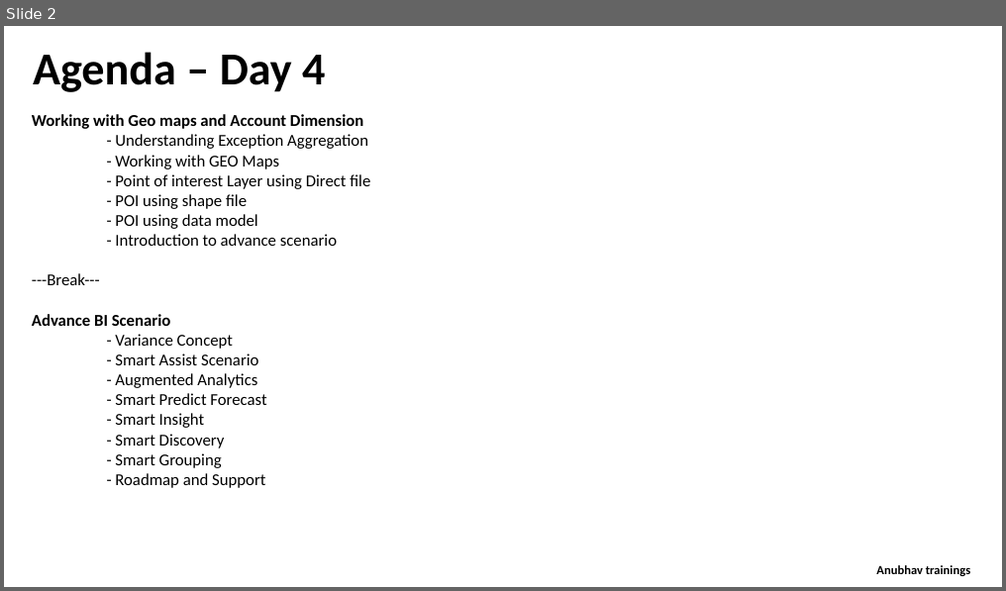
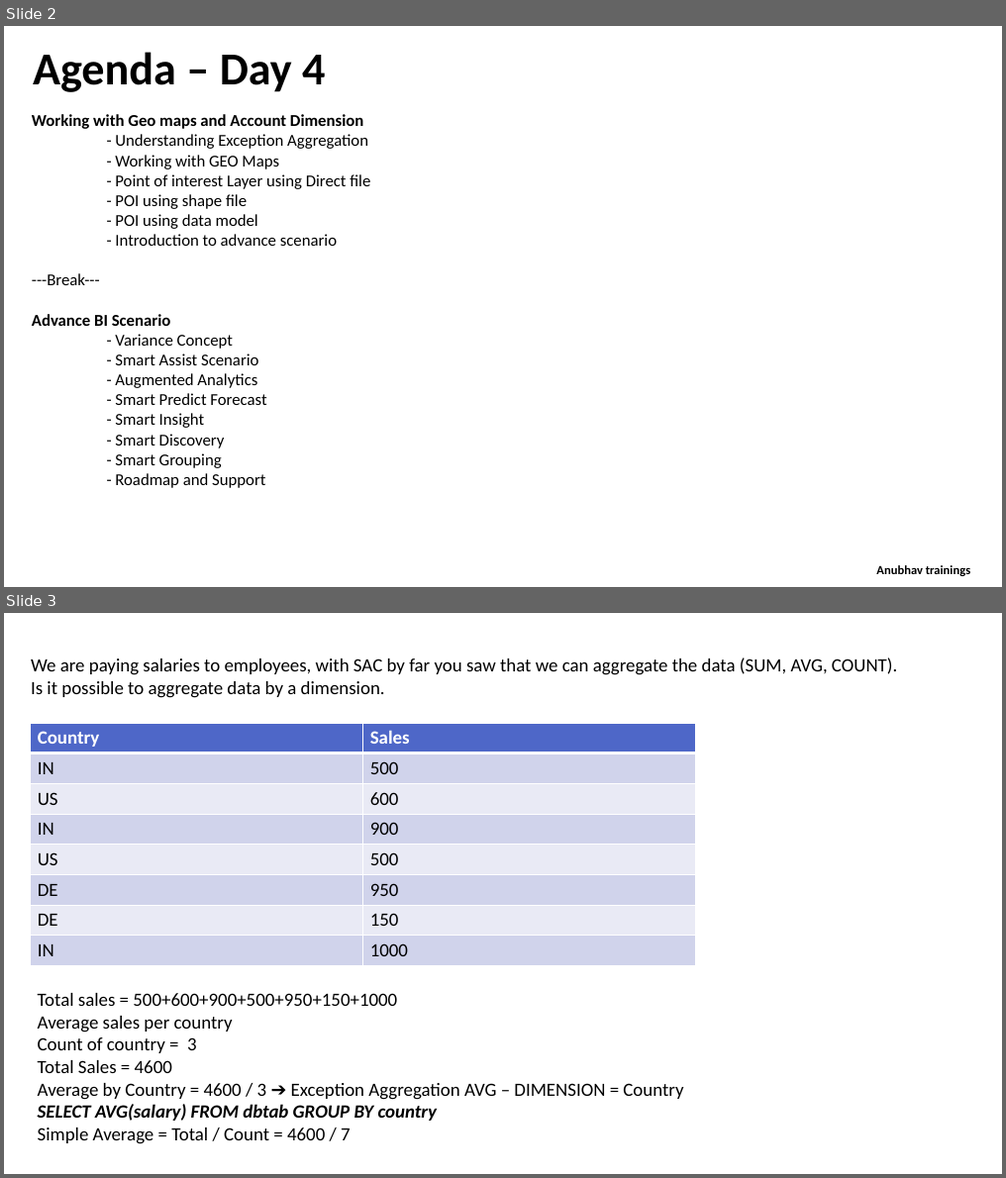
Before and after one commit to soyuztechnologies/EY_SAC_Feb2022, a slide deck: day 4/SAC_Training Day 4.pptx. Shown one above the other, each under a label of ours: slide 2 before the commit, slides 2 and 3 after it. The pictures are 1006x591 and 1006x1178 pixels, drawn with LibreOffice and Linux fonts; fonts in the diff are those of the drawing. Boxes give left, top, right and bottom in pixels: in the first picture for what was removed or moved away, otherwise in the second. Text is boxed around its words. In the diff, an @@ line names an element or a change of style, - is before the commit and + after.

```diff
--- a/day 4/SAC_Training Day 4.pptx
+++ b/day 4/SAC_Training Day 4.pptx
@@ slide 3 added at [4, 613, 1002, 1174], background #FFFFFF @@
@@ text added at [31, 658, 897, 698], 18 pt, text #000000 @@
+We are paying salaries to employees, with SAC by far you saw that we can aggregate the data (SUM, AVG, COUNT).
+Is it possible to aggregate data by a dimension.
@@ table added at [30, 723, 695, 965], 8 rows, 2 columns @@
+Country | Sales
+IN | 500
+US | 600
+IN | 900
+US | 500
+DE | 950
+DE | 150
+IN | 1000
@@ text added at [38, 993, 683, 1145], 18 pt, text #000000 @@
+Total sales = 500+600+900+500+950+150+1000
+Average sales per country
+Count of country = 3
+Total Sales = 4600
+Average by Country = 4600 / 3 ➔ Exception Aggregation AVG – DIMENSION = Country
+SELECT AVG(salary) FROM dbtab GROUP BY country
+Simple Average = Total / Count = 4600 / 7
```
Also in this commit, not shown: 1 other slide added, 1 other file.
